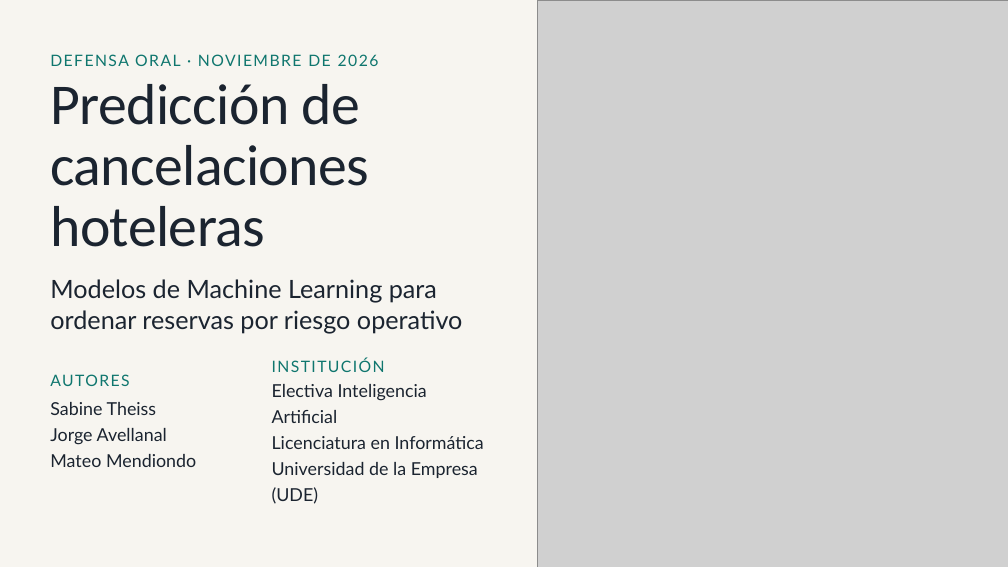
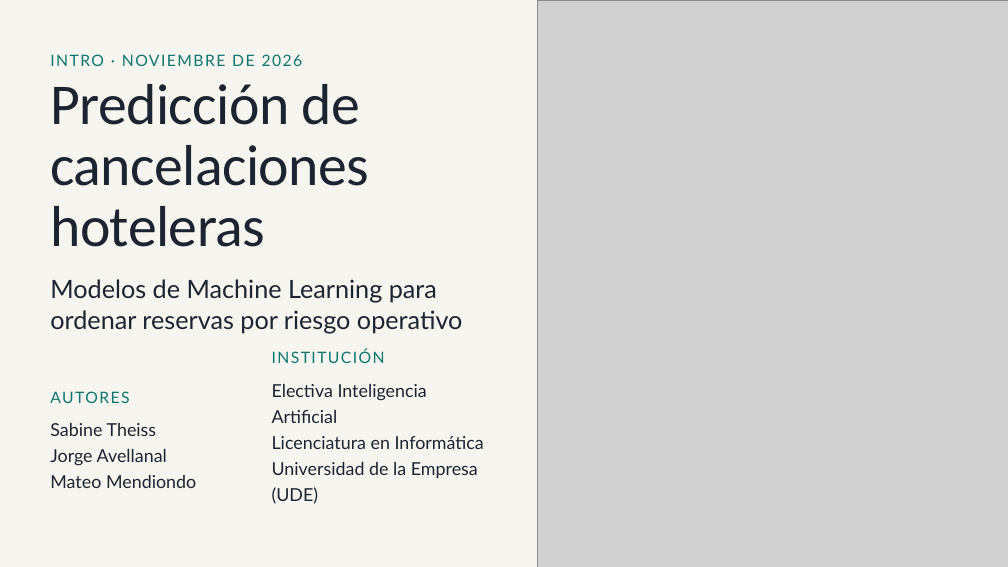
Before and after one commit to sabthe02/Obligatorio-IA, a slide deck: slide 1 of Prediccion-de-cancelaciones-hoteleras.pptx. Drawn at 1008x567 pixels with LibreOffice and Linux fonts; fonts in the diff are those of the drawing; grey boxes stand for pictures. Boxes give left, top, right and bottom in pixels: in the first picture for what was removed or moved away, otherwise in the second. Text is boxed around its words. In the diff, an @@ line names an element or a change of style, - is before the commit and + after.

```diff
--- a/Prediccion-de-cancelaciones-hoteleras.pptx
+++ b/Prediccion-de-cancelaciones-hoteleras.pptx
@@ text at bbox=[50, 54, 303, 66]: text changed @@
-DEFENSA ORAL · NOVIEMBRE DE 2026
+INTRO · NOVIEMBRE DE 2026
@@ text "INSTITUCIÓN": place and size @@
-text "INSTITUCIÓN" at bbox=[272, 358, 385, 372]
+text "INSTITUCIÓN" at bbox=[272, 349, 385, 363]
@@ text "AUTORES": place and size @@
-text "AUTORES" at bbox=[50, 374, 129, 386]
+text "AUTORES" at bbox=[50, 391, 129, 403]
@@ text "Sabine Theiss": place and size @@
-text "Sabine Theiss" at bbox=[50, 402, 196, 467]
+text "Sabine Theiss" at bbox=[50, 423, 196, 488]
```
Also in this commit, not shown: 10 other slides changed, 5 other files.
